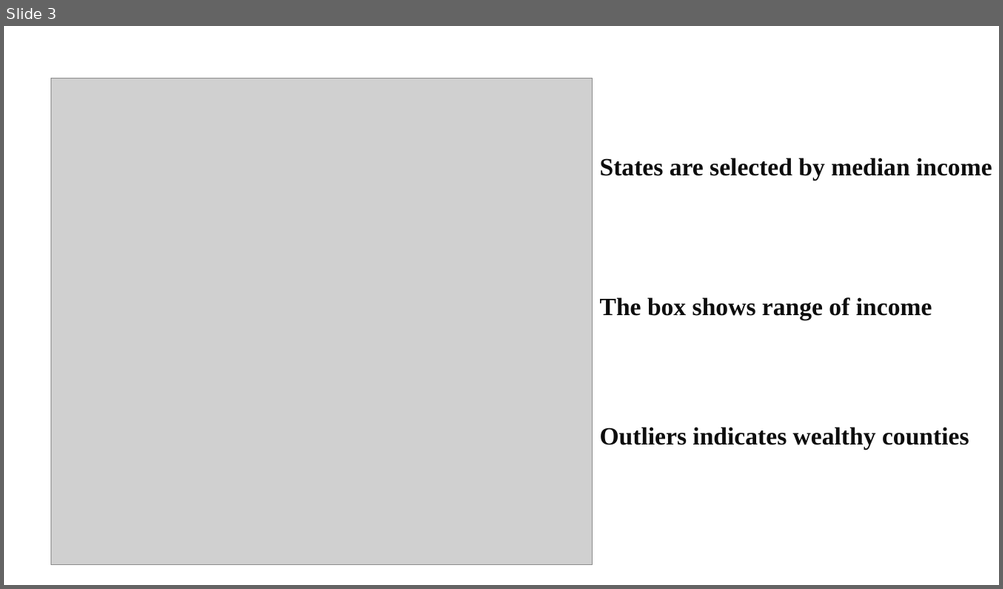
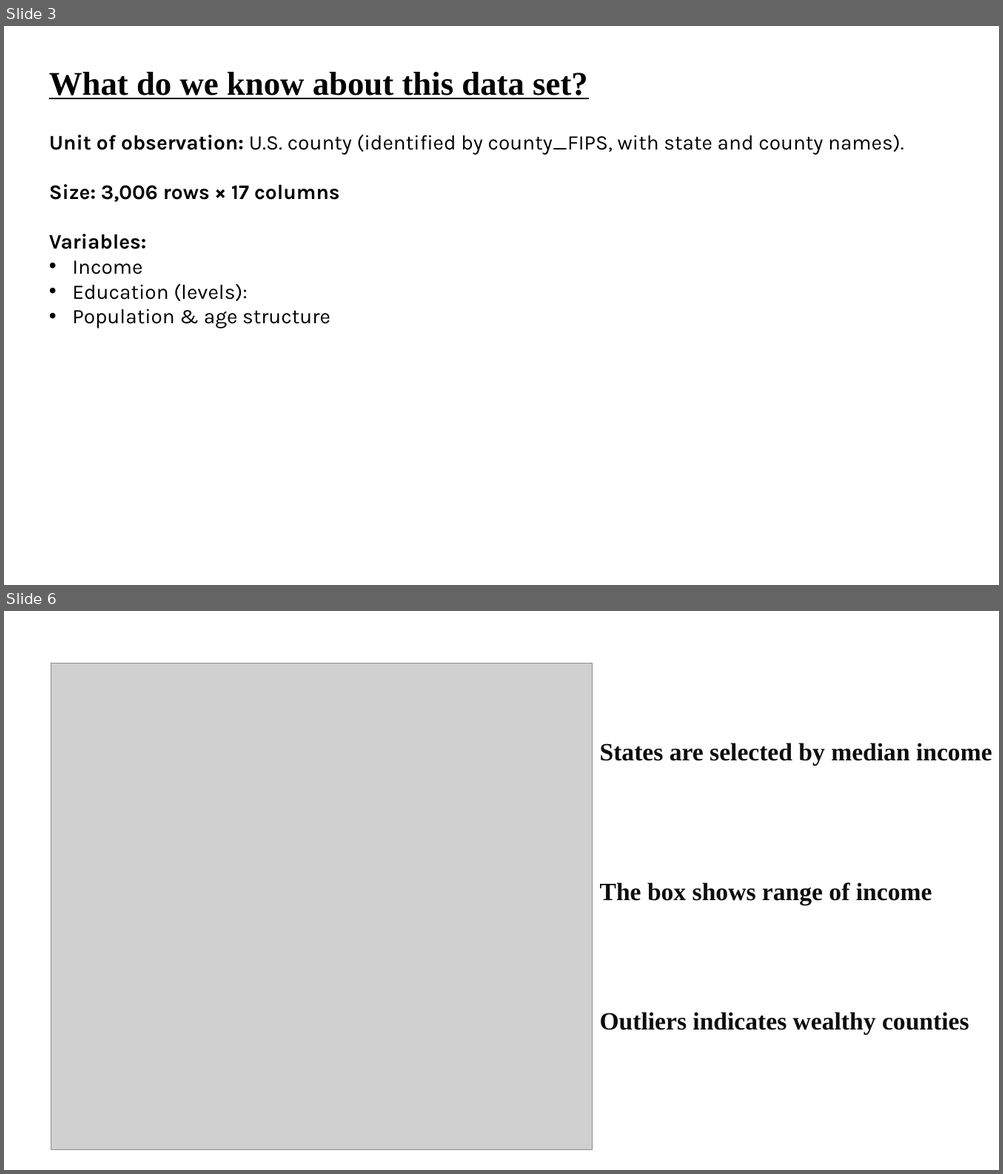
Before and after one commit to constantine-zhang96/DataScience-Project-1, a slide deck: IntroDataPresentation.pptx. Shown one above the other, each under a label of ours: slide 3 before the commit, slides 3 and 6 after it; the slides between them are not shown. The pictures are 1003x589 and 1003x1174 pixels, drawn with LibreOffice and Linux fonts; fonts in the diff are those of the drawing; grey boxes stand for pictures. Boxes give left, top, right and bottom in pixels: in the first picture for what was removed or moved away, otherwise in the second. Text is boxed around its words. In the diff, an @@ line names an element or a change of style, - is before the commit and + after.

```diff
--- a/IntroDataPresentation.pptx
+++ b/IntroDataPresentation.pptx
@@ slide 3 added at [4,26,999,585], background #FFFFFF @@
@@ text added at [49,72,588,99], 32 pt, text #000000, bold, underline @@
+What do we know about this data set?
@@ text added at [49,135,904,329], 20 pt, text #000000 @@
+Unit of observation: U.S. county (identified by county_FIPS, with state and county names).
+Size: 3,006 rows × 17 columns
+Variables:
+• Income
+• Education (levels):
+• Population & age structure
@@ what was slide 3 is now slide 6 @@
```
Also in this commit, not shown: 20 other slides added, 7 slides removed.
